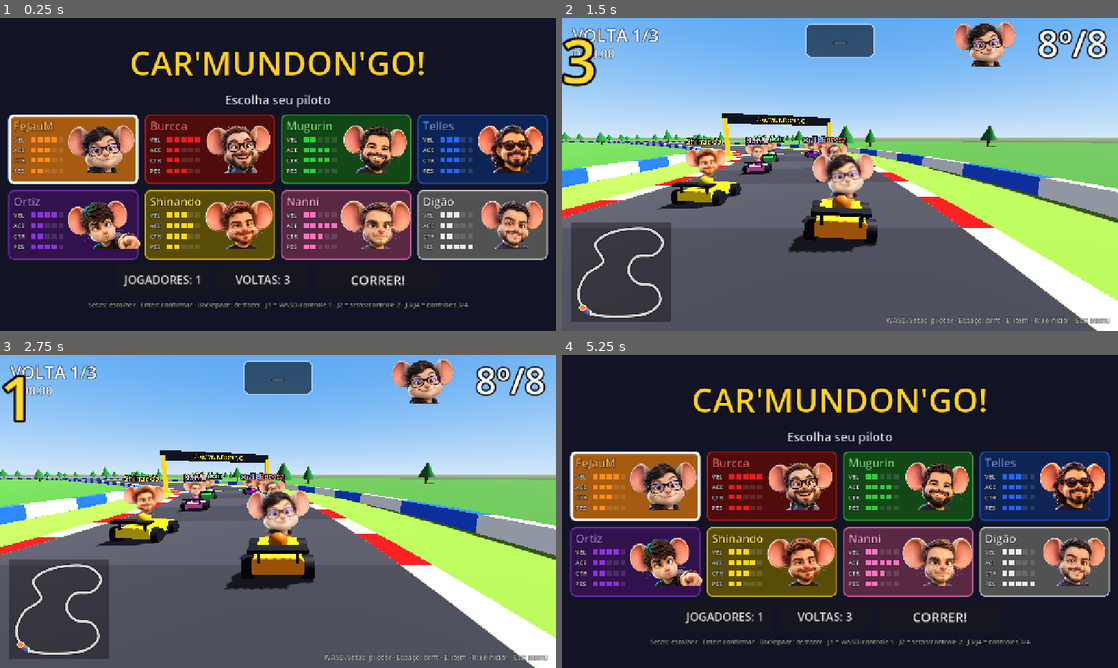
Above: before the commit, frames 1-4 (two rows, left to right).
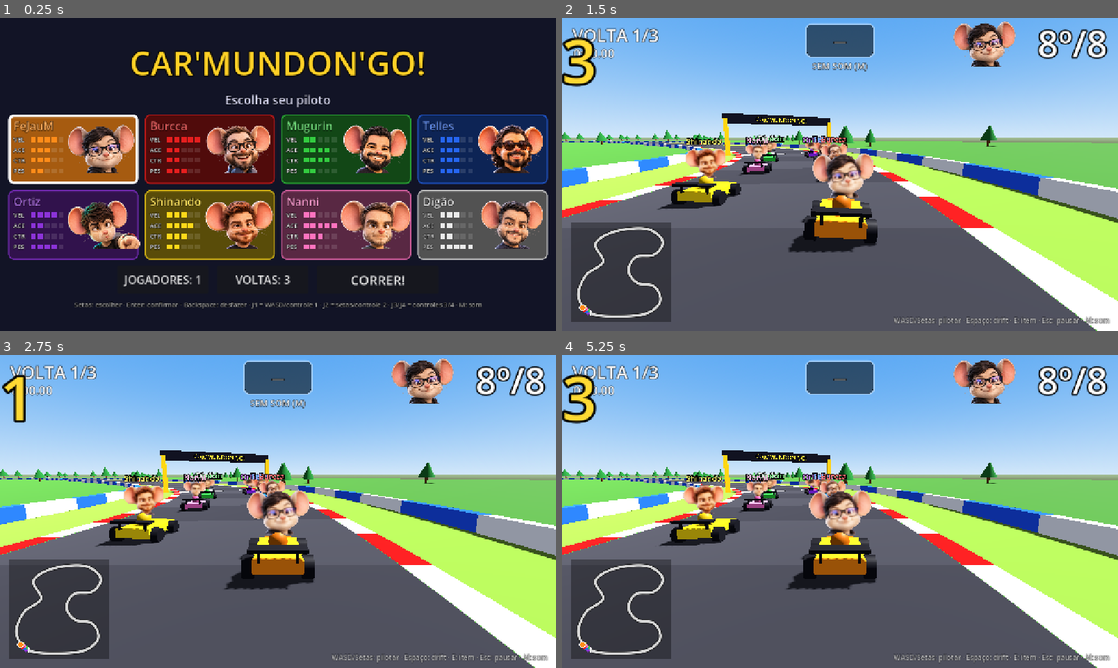
Above: after the commit, the same moments.

Repository: luiz-maehana/car-mundon-go
Game: Godot game, scene res://scenes/menu.tscn
The game is run twice, just before and just after one commit, with the same random seed, the same clock (stepped at 60 frames per second) and the same inputs.
Inputs (mouse positions are in pixels of both pictures, inside the frame that each line leads up to):
- Up to frame 1 (0.25 s): no input
- Up to frame 2 (1.5 s): click "CORRER!" at 0.5 s; tap Enter (ui_accept) at 1.25 s; move the mouse to (962, 158) at 1.27 s; hold Right (ui_right) from 1.28 s (still down); tap M at 1.35 s; click (962, 158) at 1.42 s
- Up to frame 3 (2.75 s): tap Enter (ui_accept) at 1.52, 2, 2.27 s; tap E at 1.55, 2.1 s; move the mouse to (166, 527) at 2.02 s; release Right (ui_right) at 2.03 s; hold Down (ui_down) from 2.03 s (still down); tap Ctrl at 2.3 s
- Up to frame 4 (5.25 s): move the mouse to (895, 442) at 2.77 s; release Down (ui_down) at 2.78 s; hold Right (ui_right) 2.78-3.53 s; tap Ctrl at 2.85 s; tap Keypad Enter at 3.05, 3.6 s; tap Enter (ui_accept) at 3.5, 3.77, 4.25, 4.52 s; move the mouse to (812, 574) at 3.52 s; hold W (p1_accelerate) 3.53-4.28 s; click (812, 574) at 3.67 s; tap R at 3.8, 4.35 s; move the mouse to (1006, 558) at 4.27 s; hold Left (ui_left) 4.28-5 s; tap M at 4.55 s; tap Escape at 4.9 s; click (840, 492) at 5 s, where only the run after the commit has a clickable "Continuar"

The runs differ from the first frame. In frame 1, 0.6% of the frame differs, in the area x 13-87%, y 90-93%; in frame 2, 0.6%; in frame 3, 0.6%; in frame 4, 99%, in the area x 0-100%, y 0-100%.

Commit message:
Som sintetizado, motor por jogador, música, largada turbo e pause
- scripts/sfx.gd gera efeitos e chiptune em código (sem arquivos de áudio)
- motor via AudioStreamGenerator por jogador humano; M liga/desliga o som
- largada turbo / queimou (RF-85..87); pause com Esc/Start (RF-90)
- testes CA-10..12

Co-Authored-By: Claude Opus 5.5 <noreply@anthropic.com>

Diff:
--- a/scripts/game.gd
+++ b/scripts/game.gd
@@ -5,13 +5,33 @@
 const MAX_PLAYERS := 4
 const ACTIONS := ["accelerate", "brake", "steer_left", "steer_right", "drift", "use_item"]
 
+const Sfx = preload("res://scripts/sfx.gd")
+
 var num_players := 1
 var selected_chars: Array = ["fejaum"]
 var laps := 3
+var muted := false
+var music: AudioStreamPlayer
 
 
 func _ready() -> void:
 	setup_inputs()
+	# RF-82: música contínua entre menu e corrida
+	music = AudioStreamPlayer.new()
+	music.stream = Sfx.get_sound("music")
+	music.volume_db = -7.0
+	add_child(music)
+	music.play()
+
+
+func _input(event: InputEvent) -> void:
+	if event is InputEventKey and event.pressed and not event.echo and event.physical_keycode == KEY_M:
+		toggle_mute()
+
+
+func toggle_mute() -> void:
+	muted = not muted
+	AudioServer.set_bus_mute(0, muted)
 
 
 static func action(player: int, name: String) -> String:
--- a/scripts/hud.gd
+++ b/scripts/hud.gd
@@ -23,6 +23,8 @@
 var results: PanelContainer
 var last_lap := 1
 var msg_time := 0.0
+var start_shown := false
+var lbl_mute: Label
 
 
 func setup(r: Node, k: Node3D, s: float, show_hint: bool) -> void:
@@ -89,9 +91,19 @@
 	lbl_msg.offset_top = 130
 	lbl_msg.horizontal_alignment = HORIZONTAL_ALIGNMENT_CENTER
 
+	lbl_mute = _label(20)
+	lbl_mute.text = "SEM SOM (M)"
+	lbl_mute.anchor_left = 0.5
+	lbl_mute.anchor_right = 0.5
+	lbl_mute.offset_left = -100
+	lbl_mute.offset_right = 100
+	lbl_mute.offset_top = 96
+	lbl_mute.horizontal_alignment = HORIZONTAL_ALIGNMENT_CENTER
+	lbl_mute.visible = false
+
 	if show_hint:
 		var hint := _label(16)
-		hint.text = "WASD/Setas: pilotar · Espaço: drift · E: item · R: reiniciar · Esc: menu"
+		hint.text = "WASD/Setas: pilotar · Espaço: drift · E: item · Esc: pausar · M: som"
 		hint.anchor_left = 1.0
 		hint.anchor_right = 1.0
 		hint.anchor_top = 1.0
@@ -183,6 +195,14 @@
 	else:
 		lbl_center.text = ""
 
+	if p.start_result != "" and not start_shown:
+		start_shown = true
+		_flash("LARGADA TURBO!" if p.start_result == "turbo" else "QUEIMOU!", 1.5)
+		lbl_msg.add_theme_color_override("font_color", Color(0.4, 0.9, 1.0) if p.start_result == "turbo" else Color(1.0, 0.4, 0.3))
+	elif msg_time <= 0.0:
+		lbl_msg.remove_theme_color_override("font_color")
+	var game := get_node_or_null("/root/Game")
+	lbl_mute.visible = game != null and game.muted
 	if not p.finished:
 		if lap > last_lap:
 			_flash("VOLTA FINAL!" if lap == race.laps else "VOLTA %d" % lap)
--- a/scripts/kart.gd
+++ b/scripts/kart.gd
@@ -58,6 +58,13 @@
 var ai_lane := 0.0
 var ai_lane_timer := 0.0
 var ai_item_delay := 3.0
+
+# largada (RF-85..87)
+const START_WINDOW_EARLY := 1.6
+const START_WINDOW_LATE := 0.6
+var start_hold := -1.0     # countdown no momento em que começou a segurar o acelerador
+var start_stall := 0.0
+var start_result := ""     # "" | "turbo" | "queimou"
 
 # input do frame
 var in_throttle := 0.0
@@ -116,6 +123,33 @@
 	drifting = false
 	boost_time = 0.0
 	speed *= 0.35
+	if is_player:
+		race.sfx("hit")
+
+
+## Chamado pela corrida no VAI! (RF-85..87).
+func on_race_start() -> void:
+	if autopilot:
+		if randf() < 0.35:
+			start_result = "turbo"
+	elif start_hold > START_WINDOW_EARLY:
+		start_result = "queimou"
+	elif start_hold >= START_WINDOW_LATE:
+		start_result = "turbo"
+	if start_result == "turbo":
+		boost_time = maxf(boost_time, 1.0)
+	elif start_result == "queimou":
+		start_stall = 0.7
+
+
+func _track_start_hold() -> void:
+	if autopilot or race.state != "countdown":
+		return
+	if in_throttle > 0.5:
+		if start_hold < 0.0:
+			start_hold = race.countdown
+	else:
+		start_hold = -1.0
 
 
 func step(delta: float, can_drive: bool) -> void:
@@ -124,6 +158,8 @@
 		_ai_input(delta)
 	else:
 		_player_input()
+	if not can_drive:
+		_track_start_hold()
 	if can_drive:
 		_move(delta)
 		_update_track(delta)
@@ -146,6 +182,9 @@
 		throttle = 0.0
 		steer = 0.0
 		speed = move_toward(speed, 0.0, 30.0 * delta)
+	if start_stall > 0.0:
+		start_stall -= delta
+		throttle = 0.0
 
 	var top := max_speed
 	if autopilot and not is_player:
@@ -179,6 +218,8 @@
 	if drifting and (not in_drift or speed < DRIFT_MIN_SPEED * 0.6 or spin_time > 0.0):
 		drifting = false
 		if spin_time <= 0.0:
+			if drift_charge >= MINI_TURBO_1 and is_player:
+				race.sfx("mini_turbo")
 			if drift_charge >= MINI_TURBO_2:
 				boost_time = maxf(boost_time, 1.1)
 			elif drift_charge >= MINI_TURBO_1:
--- a/scripts/menu.gd
+++ b/scripts/menu.gd
@@ -77,7 +77,7 @@
 	go_btn.pressed.connect(_confirm)
 	row.add_child(go_btn)
 
-	var help := _label("Setas: escolher · Enter: confirmar · Backspace: desfazer · J1 = WASD/controle 1 · J2 = setas/controle 2 · J3/J4 = controles 3/4", 15, Color(1, 1, 1, 0.6))
+	var help := _label("Setas: escolher · Enter: confirmar · Backspace: desfazer · J1 = WASD/controle 1 · J2 = setas/controle 2 · J3/J4 = controles 3/4 · M: som", 15, Color(1, 1, 1, 0.6))
 	help.horizontal_alignment = HORIZONTAL_ALIGNMENT_CENTER
 	vb.add_child(help)
 
--- a/scripts/race.gd
+++ b/scripts/race.gd
@@ -6,6 +6,8 @@
 const KartScript = preload("res://scripts/kart.gd")
 const HudScript = preload("res://scripts/hud.gd")
 const Chars = preload("res://scripts/characters.gd")
+const Sfx = preload("res://scripts/sfx.gd")
+const ENGINE_RATE := 22050.0
 
 const COUNTDOWN := 3.0
 const BOX_RESPAWN := 3.0
@@ -32,6 +34,15 @@
 var hazards: Array = []  # {node, type, pos, vel, life, owner, age, idx}
 var boxes_picked := 0
 var rng := RandomNumberGenerator.new()
+var paused := false
+var pause_layer: CanvasLayer
+var pause_resume_btn: Button
+var sfx_players: Array = []
+var sfx_next := 0
+var sfx_log: Array = []   # nomes tocados (usado pelos testes)
+var engines: Array = []   # {player: AudioStreamPlayer, kart, phase}
+var last_beep := 4
+var human_laps: Array = []
 
 
 func _ready() -> void:
@@ -49,6 +60,128 @@
 	_spawn_boxes()
 	_build_views()
 	_update_cameras(1.0, true)
+	_build_audio()
+	_build_pause()
+	for p in players:
+		human_laps.append(1)
+
+
+# ---------------------------------------------------------------- áudio (RF-80..83)
+
+func _build_audio() -> void:
+	for i in 8:
+		var ap := AudioStreamPlayer.new()
+		ap.volume_db = -4.0
+		add_child(ap)
+		sfx_players.append(ap)
+	var vol := -8.0 - 3.0 * (players.size() - 1)
+	for p in players:
+		var gen := AudioStreamGenerator.new()
+		gen.mix_rate = ENGINE_RATE
+		gen.buffer_length = 0.1
+		var ap := AudioStreamPlayer.new()
+		ap.stream = gen
+		ap.volume_db = vol
+		add_child(ap)
+		ap.play()
+		engines.append({"player": ap, "kart": p, "phase": 0.0, "amp": 0.0})
+
+
+func sfx(sound_name: String) -> void:
+	sfx_log.append(sound_name)
+	if sfx_players.is_empty():
+		return
+	var ap: AudioStreamPlayer = sfx_players[sfx_next]
+	sfx_next = (sfx_next + 1) % sfx_players.size()
+	ap.stream = Sfx.get_sound(sound_name)
+	ap.play()
+
+
+## RF-81: motor = serra + onda quadrada uma oitava abaixo; frequência acompanha a velocidade.
+func _process(_delta: float) -> void:
+	for e in engines:
+		var ap: AudioStreamPlayer = e["player"]
+		if not ap.playing:
+			continue
+		var pb := ap.get_stream_playback() as AudioStreamGeneratorPlayback
+		if pb == null:
+			continue
+		var frames := pb.get_frames_available()
+		if frames <= 0:
+			continue
+		var k: Node3D = e["kart"]
+		var f := 38.0 + absf(k.speed) * 2.6
+		if k.boost_time > 0.0:
+			f *= 1.3
+		var target_amp := 0.0 if paused else (0.10 + 0.08 * clampf(k.in_throttle, 0.0, 1.0))
+		var phase: float = e["phase"]
+		var amp: float = e["amp"]
+		var buf := PackedVector2Array()
+		buf.resize(frames)
+		for i in frames:
+			phase = fmod(phase + f / ENGINE_RATE, 2.0)
+			var saw := fmod(phase, 1.0) * 2.0 - 1.0
+			var sub := 1.0 if phase < 1.0 else -1.0
+			amp = lerpf(amp, target_amp, 0.0005)
+			var s := (saw * 0.6 + sub * 0.4) * amp
+			buf[i] = Vector2(s, s)
+		pb.push_buffer(buf)
+		e["phase"] = phase
+		e["amp"] = amp
+
+
+# ---------------------------------------------------------------- pause (RF-90)
+
+func _build_pause() -> void:
+	pause_layer = CanvasLayer.new()
+	pause_layer.layer = 20
+	pause_layer.visible = false
+	add_child(pause_layer)
+	var dim := ColorRect.new()
+	dim.color = Color(0, 0, 0, 0.55)
+	dim.set_anchors_preset(Control.PRESET_FULL_RECT)
+	pause_layer.add_child(dim)
+	var center := CenterContainer.new()
+	center.set_anchors_preset(Control.PRESET_FULL_RECT)
+	pause_layer.add_child(center)
+	var vb := VBoxContainer.new()
+	vb.add_theme_constant_override("separation", 14)
+	center.add_child(vb)
+	var title := Label.new()
+	title.text = "PAUSADO"
+	title.horizontal_alignment = HORIZONTAL_ALIGNMENT_CENTER
+	title.add_theme_font_size_override("font_size", 64)
+	title.add_theme_color_override("font_color", Color(1.0, 0.85, 0.2))
+	title.add_theme_color_override("font_outline_color", Color.BLACK)
+	title.add_theme_constant_override("outline_size", 10)
+	vb.add_child(title)
+	var opts := [["Continuar", toggle_pause], ["Reiniciar (R)", restart], ["Menu", to_menu]]
+	for o in opts:
+		var b := Button.new()
+		b.text = o[0]
+		b.custom_minimum_size = Vector2(320, 60)
+		b.add_theme_font_size_override("font_size", 28)
+		b.pressed.connect(o[1])
+		vb.add_child(b)
+		if pause_resume_btn == null:
+			pause_resume_btn = b
+	var hint := Label.new()
+	hint.text = "M: liga/desliga o som"
+	hint.horizontal_alignment = HORIZONTAL_ALIGNMENT_CENTER
+	hint.modulate = Color(1, 1, 1, 0.7)
+	vb.add_child(hint)
+
+
+func toggle_pause() -> void:
+	if results_shown:
+		return
+	paused = not paused
+	pause_layer.visible = paused
+	var game := get_node_or_null("/root/Game")
+	if game and game.music:
+		game.music.stream_paused = paused
+	if paused:
+		pause_resume_btn.grab_focus()
 
 
 func _make_camera(i: int) -> Camera3D:
@@ -129,18 +262,35 @@
 
 
 func _unhandled_input(event: InputEvent) -> void:
+	var pause_pressed := false
 	if event is InputEventKey and event.pressed and not event.echo:
 		if event.physical_keycode == KEY_ESCAPE:
-			to_menu()
+			pause_pressed = true
 		elif event.physical_keycode == KEY_R:
 			restart()
+	elif event is InputEventJoypadButton and event.pressed and event.button_index == JOY_BUTTON_START:
+		pause_pressed = true
+	if pause_pressed:
+		if results_shown:
+			to_menu()
+		else:
+			toggle_pause()
+		get_viewport().set_input_as_handled()
+
+
+func _leave() -> void:
+	var game := get_node_or_null("/root/Game")
+	if game and game.music:
+		game.music.stream_paused = false
 
 
 func restart() -> void:
+	_leave()
 	get_tree().reload_current_scene()
 
 
 func to_menu() -> void:
+	_leave()
 	get_tree().change_scene_to_file("res://scenes/menu.tscn")
 
 
@@ -246,12 +396,24 @@
 # ---------------------------------------------------------------- loop
 
 func step(delta: float) -> void:
+	if paused:  # RF-90 / CA-12
+		return
 	if state == "countdown":
+		var c := int(ceil(countdown))
+		if c < last_beep and c > 0:
+			last_beep = c
+			sfx("beep")
 		countdown -= delta
 		if countdown <= 0.0:
 			state = "racing"
+			sfx("go")
+			for k in karts:
+				k.on_race_start()
+				if k.is_player and k.start_result != "":
+					sfx("start_turbo" if k.start_result == "turbo" else "stall")
 	else:
 		race_time += delta
+		_human_lap_sounds()
 	var can_drive := state != "countdown"
 	_update_rubber()
 	for k in karts:
@@ -265,6 +427,15 @@
 	_update_cameras(delta, false)
 	for h in huds:
 		h.update_hud(delta)
+
+
+func _human_lap_sounds() -> void:
+	for i in players.size():
+		var p: Node3D = players[i]
+		var lap := lap_of(p)
+		if lap > human_laps[i] and not p.finished:
+			sfx("lap")
+		human_laps[i] = lap
 
 
 func humans_finished() -> bool:
@@ -327,6 +498,8 @@
 					k.item_hold = 0.0
 					k.ai_item_delay = rng.randf_range(1.5, 5.0)
 					boxes_picked += 1
+					if k.is_player:
+						sfx("item")
 				b["cd"] = BOX_RESPAWN
 				node.visible = false
 				break
@@ -342,6 +515,8 @@
 
 
 func use_item(k: Node3D, it: String) -> void:
+	if k.is_player:
+		sfx({"turbo": "boost", "casca": "drop", "bomba": "shoot"}[it])
 	match it:
 		"turbo":
 			k.boost_time = maxf(k.boost_time, KartScript.ITEM_BOOST)
@@ -455,6 +630,8 @@
 			k.finished = true
 			k.finish_time = race_time
 			k.autopilot = true
+			if k.is_player:
+				sfx("finish")
 	if state == "racing" and humans_finished():  # RF-65
 		state = "finished"
 		end_timer = RESULTS_DELAY
--- /dev/null
+++ b/scripts/sfx.gd
@@ -0,0 +1,144 @@
+extends RefCounted
+## Sons 100% sintetizados em código, sem arquivos de áudio (RF-80/82).
+## get_sound(nome) gera uma vez e guarda em cache (vale entre cenas).
+
+const RATE := 22050
+const MUSIC_RATE := 16000
+const NAMES := ["beep", "go", "item", "boost", "mini_turbo", "drop", "shoot", "hit", "lap", "finish", "start_turbo", "stall"]
+
+static var _cache := {}
+
+
+static func get_sound(sound_name: String) -> AudioStreamWAV:
+	if not _cache.has(sound_name):
+		_cache[sound_name] = _make(sound_name)
+	return _cache[sound_name]
+
+
+static func _make(sound_name: String) -> AudioStreamWAV:
+	var b := PackedFloat32Array()
+	var r := RATE
+	match sound_name:
+		"beep":
+			_tone(b, r, 0.0, 0.18, 523.0, 523.0, "square", 0.3)
+		"go":
+			_tone(b, r, 0.0, 0.5, 1046.0, 1046.0, "square", 0.3)
+		"item":
+			for i in 4:
+				_tone(b, r, i * 0.05, 0.09, 660.0 * pow(1.26, i), 660.0 * pow(1.26, i), "square", 0.18)
+		"boost":
+			_tone(b, r, 0.0, 0.6, 180.0, 700.0, "saw", 0.22)
+			_tone(b, r, 0.0, 0.6, 0.0, 0.0, "noise", 0.08)
+		"mini_turbo":
+			_tone(b, r, 0.0, 0.35, 300.0, 900.0, "saw", 0.18)
+		"start_turbo":
+			_tone(b, r, 0.0, 0.25, 523.0, 523.0, "square", 0.2)
+			_tone(b, r, 0.12, 0.7, 200.0, 900.0, "saw", 0.22)
+		"stall":
+			_tone(b, r, 0.0, 0.5, 140.0, 50.0, "square", 0.25)
+		"drop":
+			_tone(b, r, 0.0, 0.14, 500.0, 220.0, "square", 0.2)
+		"shoot":
+			_tone(b, r, 0.0, 0.25, 900.0, 200.0, "square", 0.2)
+			_tone(b, r, 0.0, 0.2, 0.0, 0.0, "noise", 0.12)
+		"hit":
+			_tone(b, r, 0.0, 0.45, 0.0, 0.0, "noise", 0.35)
+			_tone(b, r, 0.0, 0.6, 600.0, 90.0, "square", 0.2)
+		"lap":
+			_tone(b, r, 0.0, 0.12, 784.0, 784.0, "square", 0.22)
+			_tone(b, r, 0.13, 0.25, 1046.0, 1046.0, "square", 0.22)
+		"finish":
+			var notes := [523.0, 659.0, 784.0, 1046.0, 784.0, 1046.0]
+			for i in notes.size():
+				_tone(b, r, i * 0.12, 0.2 if i < 5 else 0.6, notes[i], notes[i], "square", 0.22)
+		"music":
+			return _music()
+	return _to_wav(b, r, false)
+
+
+## Soma um tom em b. wave: square, pulse (25%), saw, tri, sine, noise. Envelope ataque curto + decaimento.
+static func _tone(b: PackedFloat32Array, rate: int, start: float, dur: float, f0: float, f1: float, wave: String, vol: float, decay := 3.0) -> void:
+	var i0 := int(start * rate)
+	var n := int(dur * rate)
+	if b.size() < i0 + n:
+		b.resize(i0 + n)
+	var phase := 0.0
+	var noise_val := 0.0
+	for i in n:
+		var t := float(i) / n
+		var f := lerpf(f0, f1, t)
+		phase = fmod(phase + f / rate, 1.0)
+		var s := 0.0
+		match wave:
+			"square":
+				s = 1.0 if phase < 0.5 else -1.0
+			"pulse":
+				s = 1.0 if phase < 0.25 else -1.0
+			"saw":
+				s = phase * 2.0 - 1.0
+			"tri":
+				s = 4.0 * absf(phase - 0.5) - 1.0
+			"sine":
+				s = sin(phase * TAU)
+			"noise":
+				if i % 2 == 0:
+					noise_val = randf() * 2.0 - 1.0
+				s = noise_val
+		var env := minf(1.0, i / (0.004 * rate)) * exp(-decay * t)
+		b[i0 + i] += s * vol * env
+
+
+static func _to_wav(b: PackedFloat32Array, rate: int, loop: bool) -> AudioStreamWAV:
+	var data := PackedByteArray()
+	data.resize(b.size() * 2)
+	for i in b.size():
+		data.encode_s16(i * 2, int(clampf(b[i], -1.0, 1.0) * 32767.0))
+	var w := AudioStreamWAV.new()
+	w.format = AudioStreamWAV.FORMAT_16_BITS
+	w.mix_rate = rate
+	w.stereo = false
+	w.data = data
+	if loop:
+		w.loop_mode = AudioStreamWAV.LOOP_FORWARD
+		w.loop_begin = 0
+		w.loop_end = b.size()
+	return w
+
+
+## Chiptune em lá menor, 150 bpm, 8 compassos (Am F C G x2) com baixo, melodia e bateria.
+static func _music() -> AudioStreamWAV:
+	var r := MUSIC_RATE
+	var beat := 60.0 / 150.0
+	var eighth := beat / 2.0
+	var bars := 8
+	var b := PackedFloat32Array()
+	b.resize(int(bars * 4 * beat * r))
+	var roots := [110.0, 87.31, 130.81, 98.0]
+	var chords := [[220.0, 261.63, 329.63], [174.61, 220.0, 261.63], [261.63, 329.63, 392.0], [196.0, 246.94, 293.66]]
+	var scale := [440.0, 523.25, 587.33, 659.26, 783.99, 880.0]
+	var rng := RandomNumberGenerator.new()
+	rng.seed = 2026
+	var melody := []
+	for i in 32:  # 4 compassos de melodia, repetidos com variação
+		melody.append(-1 if rng.randf() < 0.3 else rng.randi_range(0, scale.size() - 1))
+	for bar in bars:
+		var c := bar % 4
+		var t0 := bar * 4 * beat
+		for e in 8:
+			var t := t0 + e * eighth
+			_tone(b, r, t, eighth * 0.9, roots[c], roots[c], "square", 0.09, 2.0)
+			if e % 2 == 1:
+				_tone(b, r, t, 0.03, 0.0, 0.0, "noise", 0.05, 8.0)
+			var m: int = melody[(bar % 4) * 8 + e]
+			if bar >= 4 and e == 7:
+				m = rng.randi_range(0, scale.size() - 1)
+			if m >= 0:
+				_tone(b, r, t, eighth * 1.6, scale[m], scale[m], "pulse", 0.06, 2.5)
+		for k in [0, 2]:
+			_tone(b, r, t0 + k * beat, 0.14, 140.0, 40.0, "sine", 0.3, 4.0)
+		for s in [1, 3]:
+			_tone(b, r, t0 + s * beat, 0.12, 0.0, 0.0, "noise", 0.13, 6.0)
+		for note in chords[c]:
+			_tone(b, r, t0, beat * 4, note, note, "tri", 0.025, 1.0)
+	b.resize(int(bars * 4 * beat * r))
+	return _to_wav(b, r, true)
--- a/tests/run_tests.gd
+++ b/tests/run_tests.gd
@@ -24,6 +24,9 @@
 	await _test_race()
 	_test_inputs()
 	await _test_multiplayer()
+	_test_sounds()
+	await _test_start()
+	await _test_pause()
 	print("\n%s (%d falha(s))" % ["PASSOU" if fails == 0 else "FALHOU", fails])
 	quit(1 if fails > 0 else 0)
 
@@ -201,3 +204,80 @@
 	check(race.results_shown, "resultado apareceu após todos os humanos terminarem")
 	race.queue_free()
 	await process_frame
+
+
+func _new_race(chars: Array, auto: bool) -> Node:
+	var race = load("res://scripts/race.gd").new()
+	race.use_game_settings = false
+	race.autopilot_player = auto
+	race.player_chars = chars
+	race.laps = 1
+	root.add_child(race)
+	if race.karts.is_empty():
+		await process_frame
+	return race
+
+
+func _test_sounds() -> void:
+	print("CA-10 sons sintetizados")
+	var Sfx = load("res://scripts/sfx.gd")
+	var ok := true
+	for n in Sfx.NAMES:
+		var w: AudioStreamWAV = Sfx.get_sound(n)
+		if w == null or w.data.size() < 200:
+			ok = false
+			printerr("     som vazio: ", n)
+	check(ok, "%d efeitos com conteúdo" % Sfx.NAMES.size())
+	var m: AudioStreamWAV = Sfx.get_sound("music")
+	var secs: float = m.data.size() / 2.0 / m.mix_rate
+	check(m.loop_mode == AudioStreamWAV.LOOP_FORWARD and secs > 8.0, "música em loop (%.1f s)" % secs)
+
+
+## Roda a contagem; press_at = countdown em que começa a segurar o acelerador (-1 = nunca).
+func _run_start(press_at: float) -> String:
+	var race = await _new_race(["telles"], false)
+	var dt := 1.0 / 60.0
+	while race.state == "countdown":
+		if press_at >= 0.0 and race.countdown <= press_at:
+			Input.action_press("p1_accelerate")
+		race.step(dt)
+	race.step(dt)
+	var p = race.player
+	var res := "%s|%s|%s" % [p.start_result, p.boost_time > 0.0, p.start_stall > 0.0]
+	Input.action_release("p1_accelerate")
+	var beeps: int = race.sfx_log.count("beep")
+	var went: bool = race.sfx_log.has("go")
+	race.queue_free()
+	await process_frame
+	return res + "|%d|%s" % [beeps, went]
+
+
+func _test_start() -> void:
+	print("CA-11 largada turbo")
+	var r: String = await _run_start(1.2)
+	check(r.begins_with("turbo|true|false"), "acelerar a 1.2 s do VAI dá turbo (%s)" % r)
+	check(r.ends_with("|3|true"), "3 bipes + som do VAI")
+	r = await _run_start(3.0)
+	check(r.begins_with("queimou|false|true"), "acelerar desde o início queima (%s)" % r)
+	r = await _run_start(-1.0)
+	check(r.begins_with("|false|false"), "sem acelerar, largada normal (%s)" % r)
+
+
+func _test_pause() -> void:
+	print("CA-12 pause")
+	var race = await _new_race(["telles"], true)
+	var dt := 1.0 / 60.0
+	for i in 60 * 6:
+		race.step(dt)
+	race.toggle_pause()
+	var t0: float = race.race_time
+	var p0: Vector3 = race.karts[0].position
+	for i in 120:
+		race.step(dt)
+	check(race.paused and race.race_time == t0 and race.karts[0].position == p0, "pausado: tempo e karts parados")
+	race.toggle_pause()
+	for i in 60:
+		race.step(dt)
+	check(not race.paused and race.race_time > t0, "despausou: corrida continua")
+	race.queue_free()
+	await process_frame
Not shown, changed: SPEC.md
